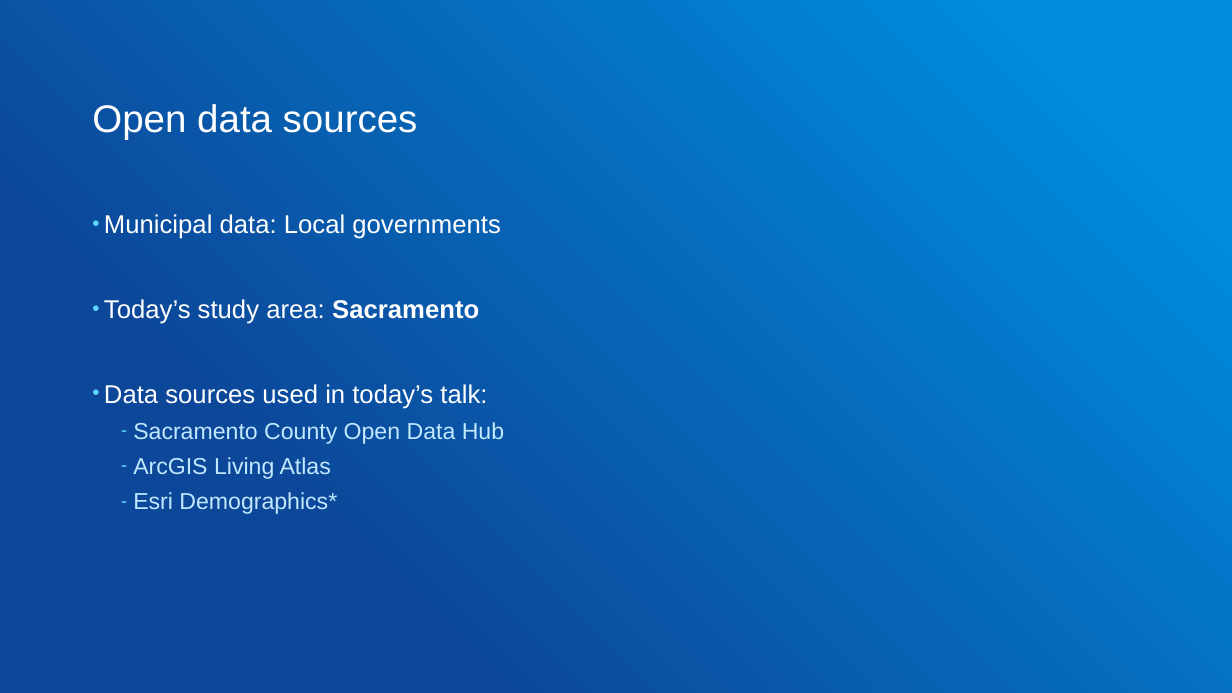
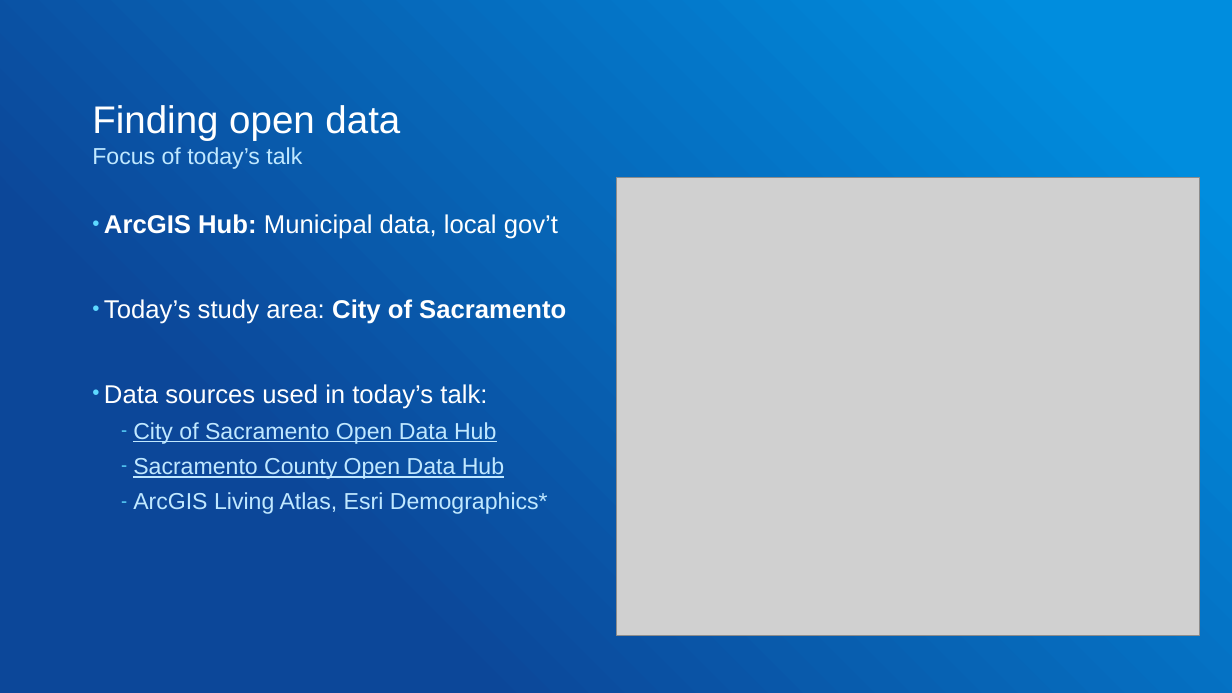
Before and after one commit to gowin20/foss4g-2026-maplibregl-data-visualization, a slide deck: slide 9 of foss4g-optimized-maplibre-queries.pptx. Drawn at 1232x693 pixels with LibreOffice and Linux fonts; fonts in the diff are those of the drawing; grey boxes stand for pictures. Boxes give left, top, right and bottom in pixels: in the first picture for what was removed or moved away, otherwise in the second. Text is boxed around its words. In the diff, an @@ line names an element or a change of style, - is before the commit and + after.

```diff
--- a/foss4g-optimized-maplibre-queries.pptx
+++ b/foss4g-optimized-maplibre-queries.pptx
@@ title at [92, 105, 400, 141]: text changed @@
-Open data sources
+Finding open data
@@ text added at [92, 147, 302, 169], 18 pt, text #C0E8FF @@
+Focus of today’s talk
@@ picture added at [616, 177, 1200, 636] @@
@@ text at [104, 214, 566, 324]: text changed @@
-• Municipal data: Local governments
-• Today’s study area: Sacramento
+• ArcGIS Hub: Municipal data, local gov’t
+• Today’s study area: City of Sacramento
@@ text at [133, 422, 496, 444]: paragraph added @@
+  – City of Sacramento Open Data Hub
@@ text at [133, 457, 504, 479]: underline on in "Sacramento County Open Data Hub" @@
@@ text at [133, 492, 548, 514]: text changed @@
-  – ArcGIS Living Atlas
-  – Esri Demographics*
+  – ArcGIS Living Atlas, Esri Demographics*
```
Also in this commit, not shown: 12 other slides changed, 10 slides added, 4 slides removed, 1 other file.
